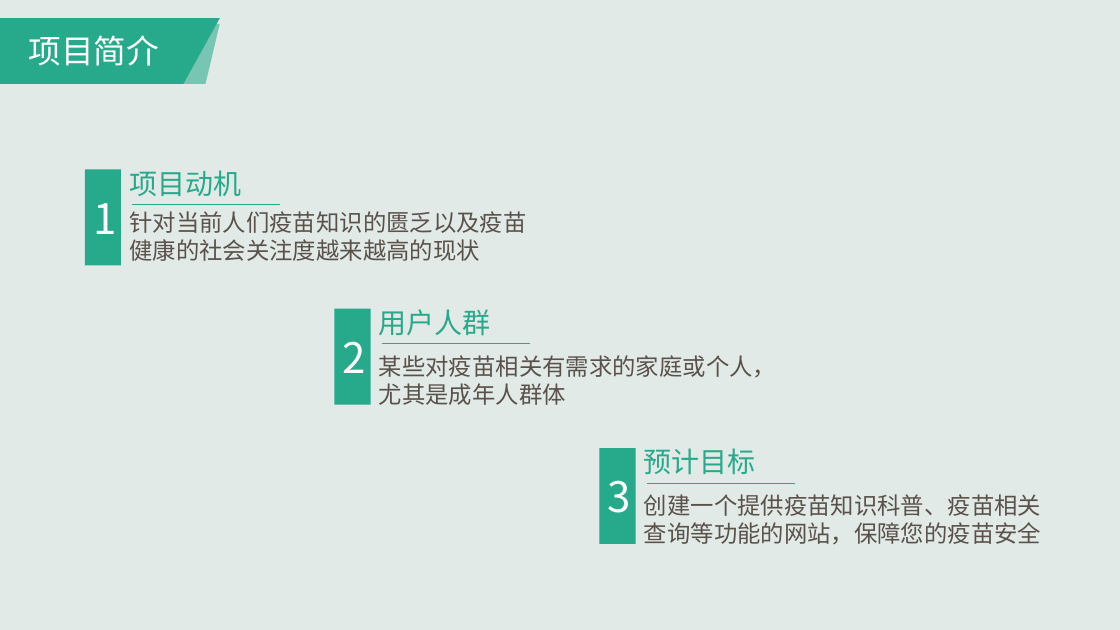
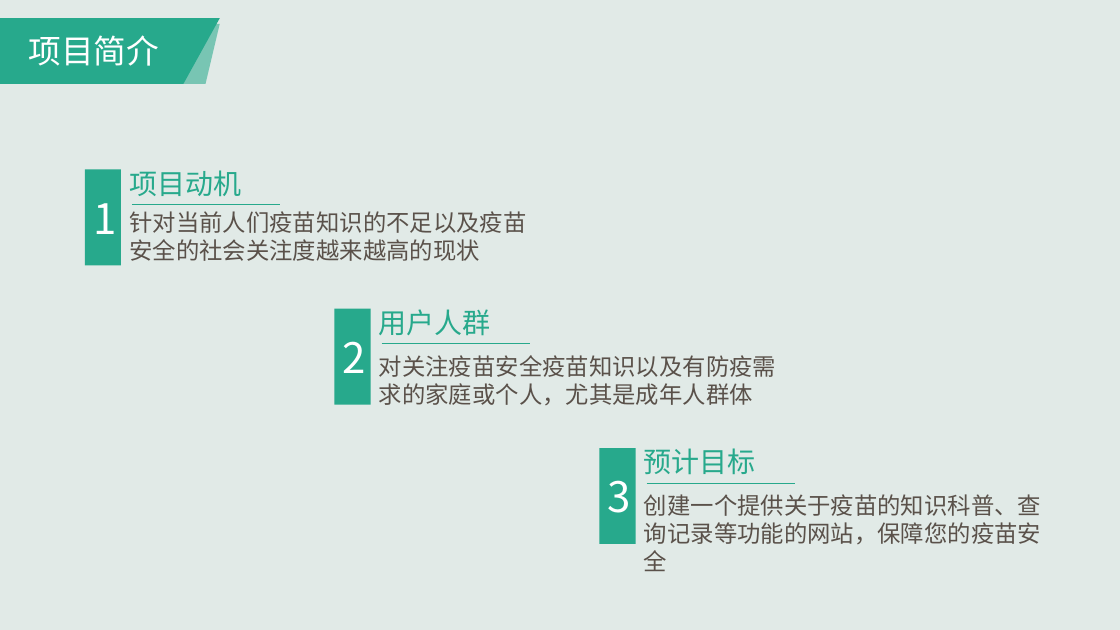
Before and after one commit to Super6-1/VACARE, a slide deck: slide 6 of VACARE产品发布会.pptx. Drawn at 1120x630 pixels with LibreOffice and Linux fonts; fonts in the diff are those of the drawing. Boxes give left, top, right and bottom in pixels: in the first picture for what was removed or moved away, otherwise in the second. Text is boxed around its words. In the diff, an @@ line names an element or a change of style, - is before the commit and + after.

```diff
--- a/VACARE产品发布会.pptx
+++ b/VACARE产品发布会.pptx
@@ text at <box>129,211,526,261</box>: text changed @@
-针对当前人们疫苗知识的匮乏以及疫苗健康的社会关注度越来越高的现状
+针对当前人们疫苗知识的不足以及疫苗安全的社会关注度越来越高的现状
@@ text at <box>379,355,776,405</box>: text changed @@
-某些对疫苗相关有需求的家庭或个人，尤其是成年人群体
+对关注疫苗安全疫苗知识以及有防疫需求的家庭或个人，尤其是成年人群体
@@ text at <box>644,494,1041,571</box>: text changed @@
-创建一个提供疫苗知识科普、疫苗相关查询等功能的网站，保障您的疫苗安全
+创建一个提供关于疫苗的知识科普、查询记录等功能的网站，保障您的疫苗安全
```
Also in this commit, not shown: 8 other slides changed.
